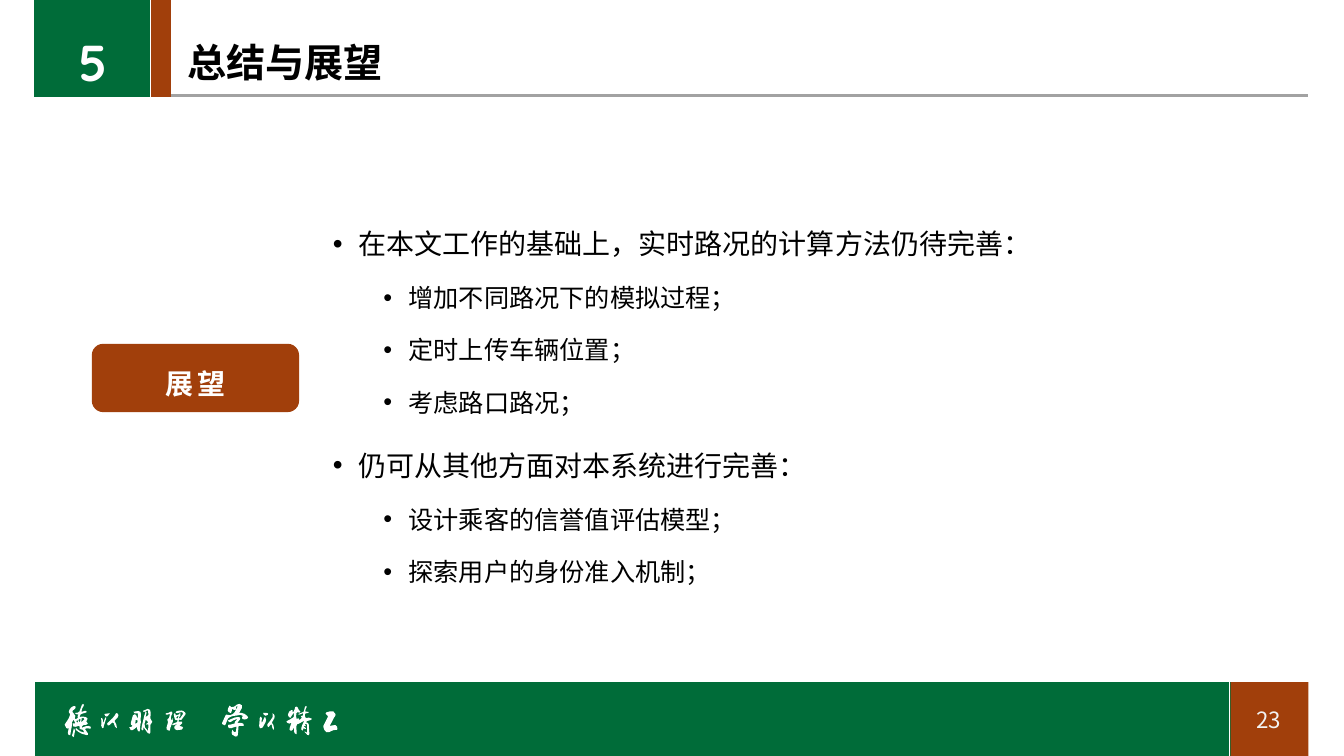
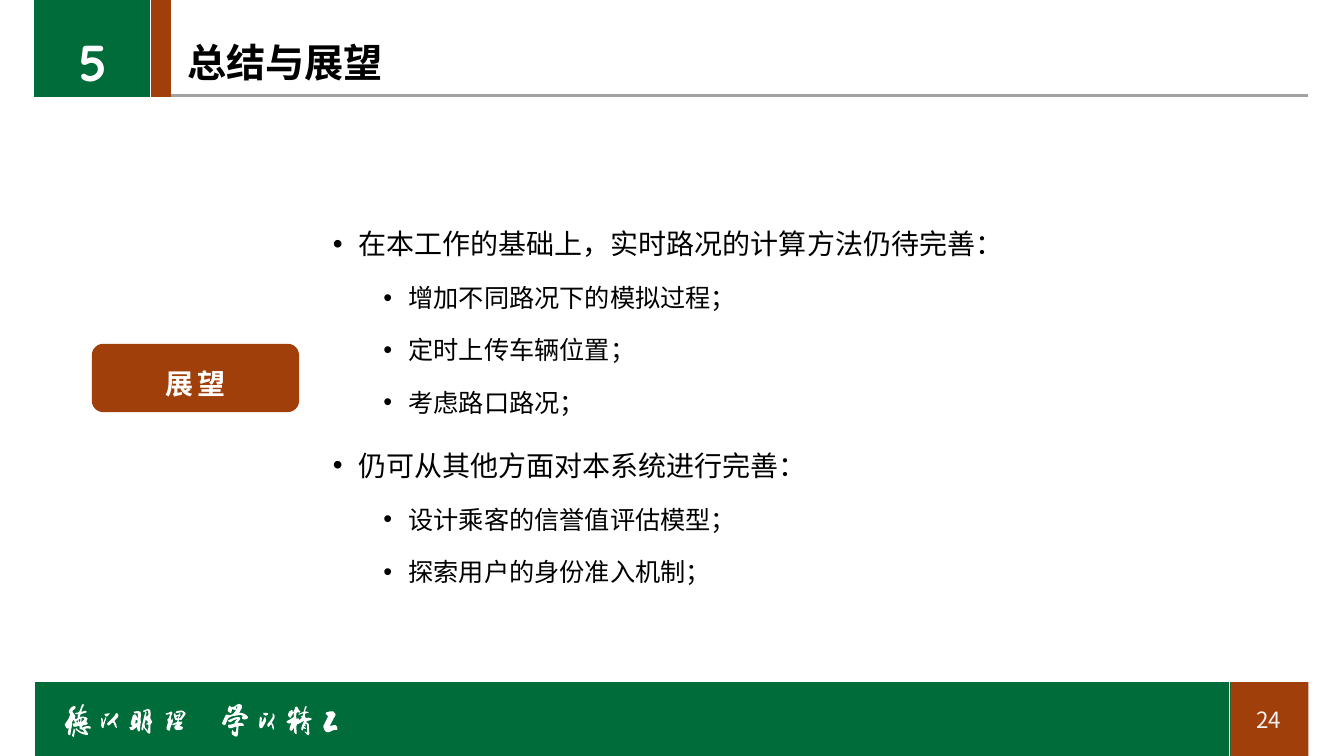
Before and after one commit to LancerEnk/GraduationDesign, a slide deck: slide 24 of doc/汇报ppt.pptx (slide 23 before the commit). Drawn at 1344x756 pixels with LibreOffice and Linux fonts; fonts in the diff are those of the drawing; background and template pictures are left out. Boxes give left, top, right and bottom in pixels: in the first picture for what was removed or moved away, otherwise in the second. Text is boxed around its words. In the diff, an @@ line names an element or a change of style, - is before the commit and + after.

```diff
--- a/doc/汇报ppt.pptx
+++ b/doc/汇报ppt.pptx
@@ text at (358,230,1003,257): text changed @@
-• 在本文工作的基础上，实时路况的计算方法仍待完善：
+• 在本工作的基础上，实时路况的计算方法仍待完善：
@@ page number at (1256,711,1281,728): text changed @@
-23
+24
```
Also in this commit, not shown: 9 other slides changed, 3 slides added, 1 slide removed.
